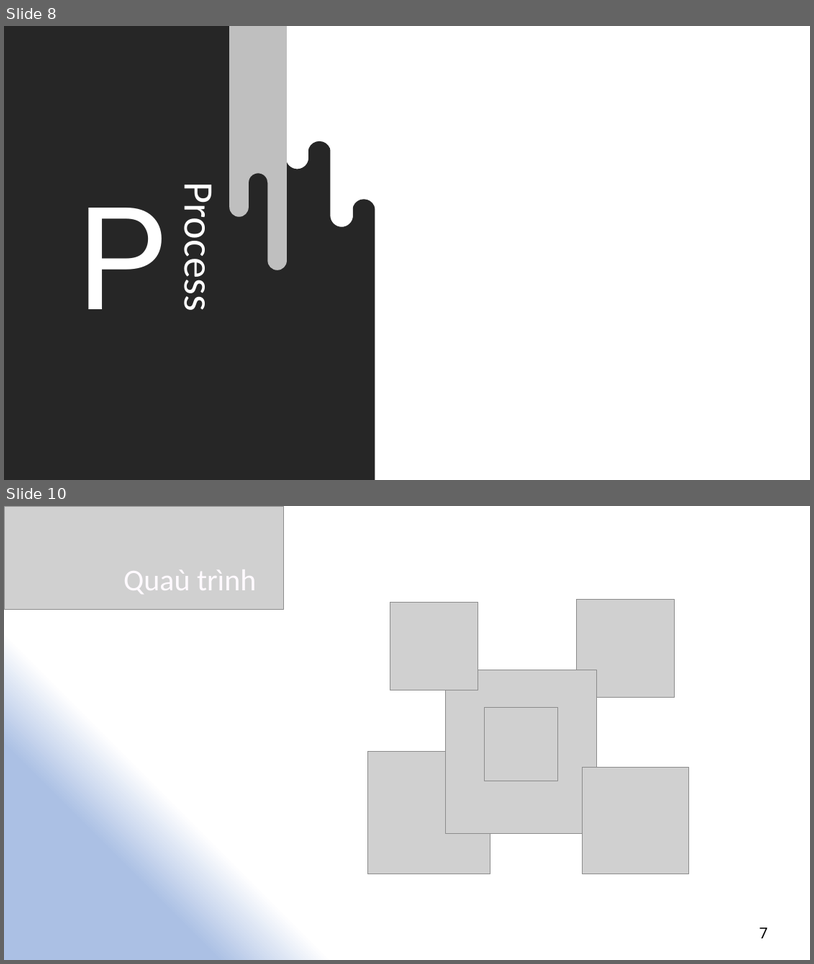
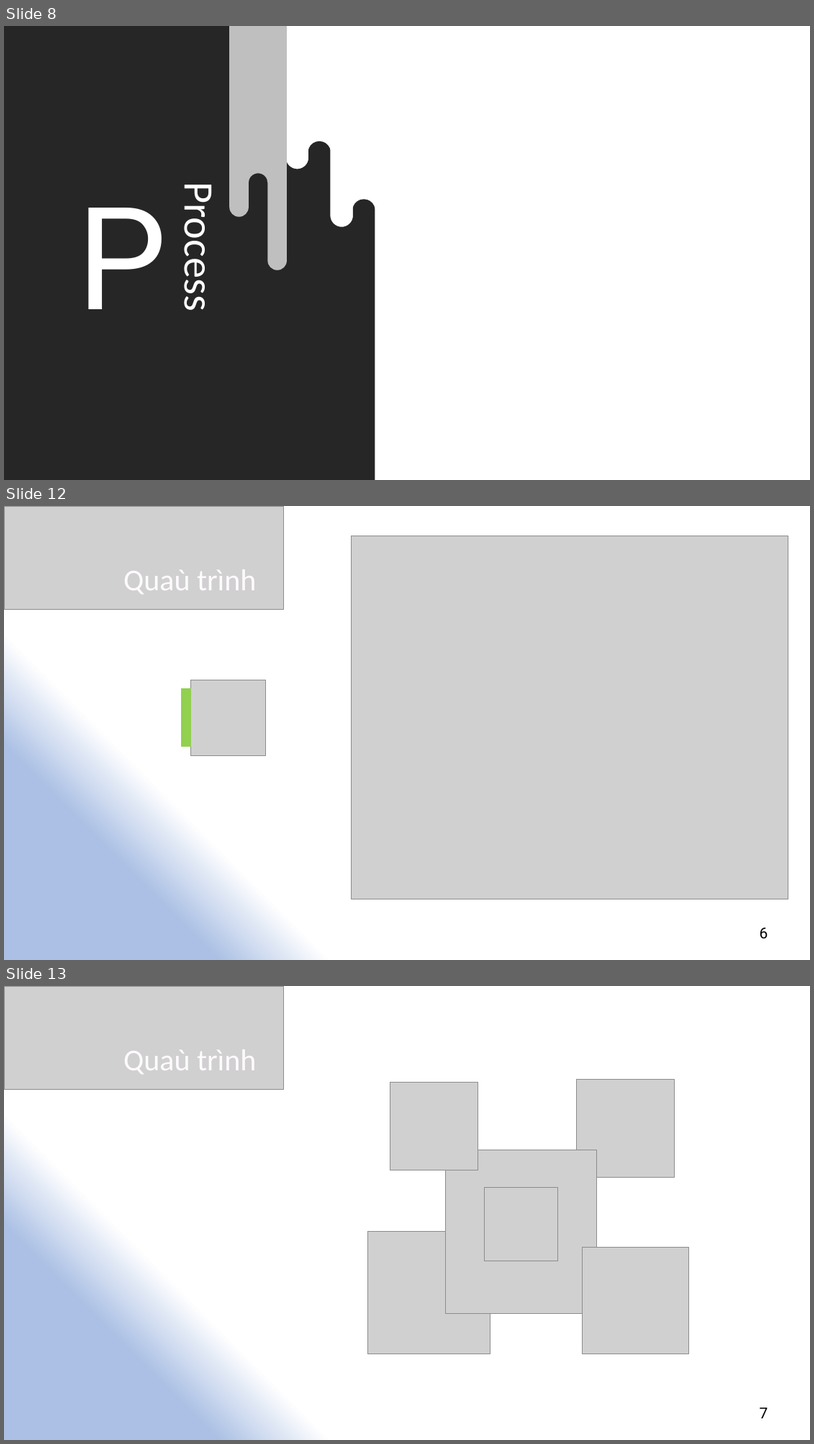
Before and after one commit to MrteenBao/JavaTeamMtcl2014, a slide deck: Slide/Presentation_final.pptx. Shown one above the other, each under a label of ours: slides 8 and 10 before the commit, slides 8, 12 and 13 after it; the slides between them are not shown. The pictures are 814x964 and 814x1444 pixels, drawn with LibreOffice and Linux fonts; fonts in the diff are those of the drawing; grey boxes stand for pictures. Boxes give left, top, right and bottom in pixels: in the first picture for what was removed or moved away, otherwise in the second. Text is boxed around its words. In the diff, an @@ line names an element or a change of style, - is before the commit and + after.

Commit message:
UPDATE: Slide

```diff
--- a/Slide/Presentation_final.pptx
+++ b/Slide/Presentation_final.pptx
@@ slide 12 added at [4,506,810,960], background gradient #FFFFFF to #ABC0E4 to #C7D5ED @@
@@ picture added at [4,506,283,610] @@
@@ picture added at [351,536,789,898] @@
@@ text added at [124,569,256,594], 36 pt, text #FFFAFF @@
+Quaù trình
@@ rectangle added at [182,689,191,746], fill #92D050, outline #92D050 1 pt @@
@@ picture added at [191,680,267,755] @@
@@ text added at [760,927,769,939], 18 pt, text #000000 @@
+6
@@ what was slide 10 is now slide 13 @@
```
Also in this commit, not shown: 1 slide changed, 2 other slides added.
